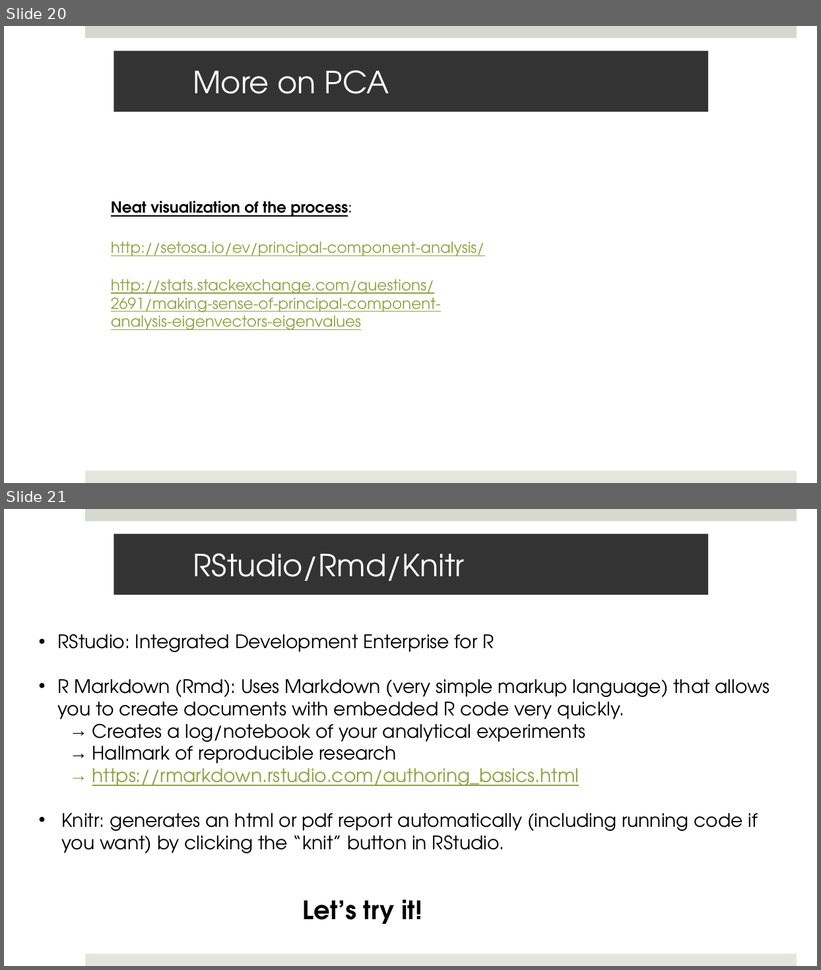
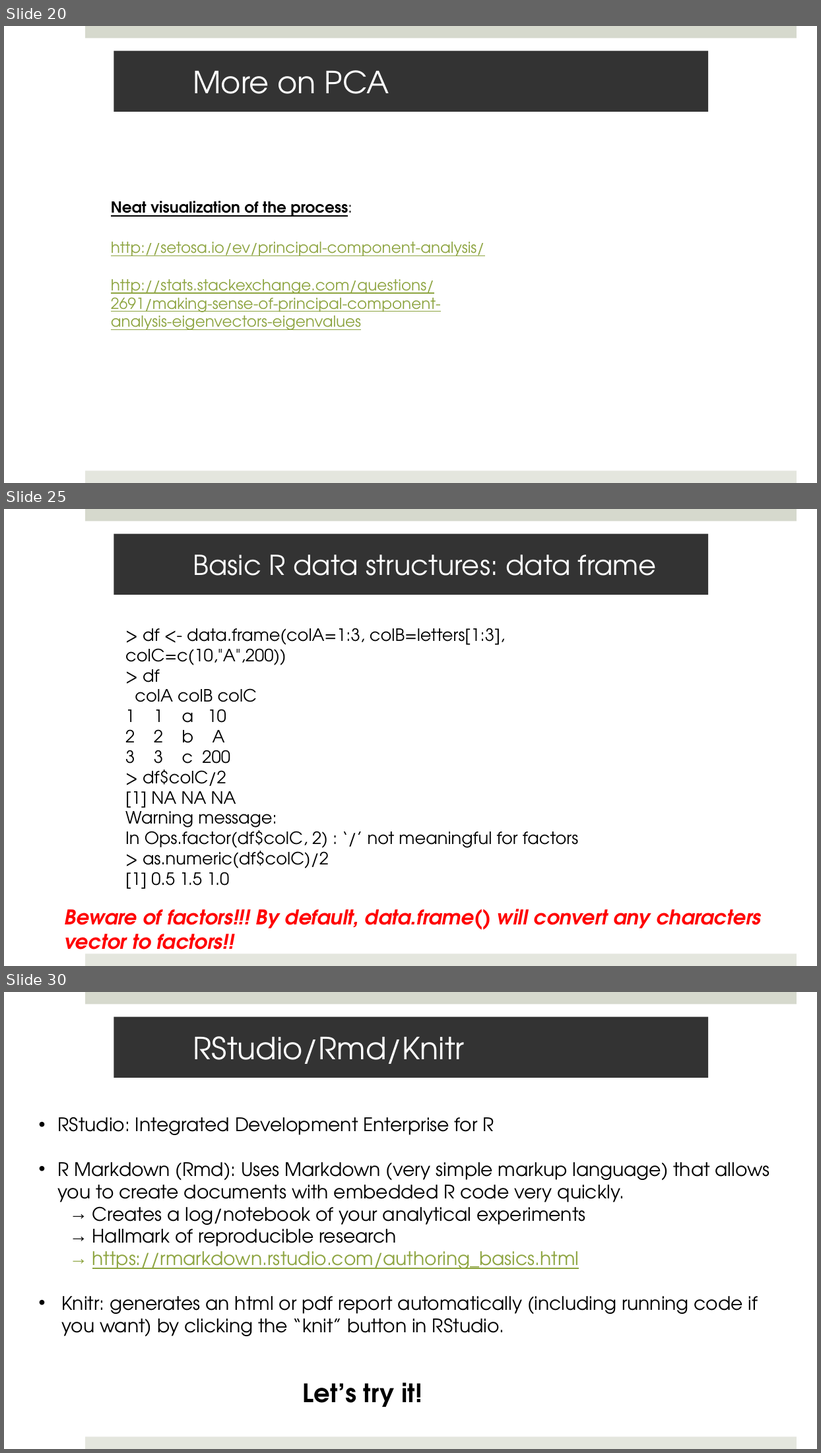
Before and after one commit to Mathelab/OHSI_DataAnalytics_Aug2019, a slide deck: Lectures/OHSI_DataAnalytics_LookingAtData_R_Git.pptx. Shown one above the other, each under a label of ours: slides 20 and 21 before the commit, slides 20, 25 and 30 after it; the slides between them are not shown. The pictures are 821x970 and 821x1453 pixels, drawn with LibreOffice and Linux fonts; fonts in the diff are those of the drawing. Boxes give left, top, right and bottom in pixels: in the first picture for what was removed or moved away, otherwise in the second. Text is boxed around its words. In the diff, an @@ line names an element or a change of style, - is before the commit and + after.

```diff
--- a/Lectures/OHSI_DataAnalytics_LookingAtData_R_Git.pptx
+++ b/Lectures/OHSI_DataAnalytics_LookingAtData_R_Git.pptx
@@ slide 25 added at <box>4,509,817,966</box>, background #FFFFFF; not listed: 2 template elements that a slide beside it also shows @@
@@ title added at <box>114,534,708,595</box>, fill #333333, 32.4 pt, text #FFFFFF @@
+Basic R data structures: data frame
@@ text added at <box>125,628,579,889</box>, 20 pt, text #000000 @@
+    > df <- data.frame(colA=1:3, colB=letters[1:3], colC=c(10,"A",200))
+    > df
+    colA colB colC
+    1 1 a 10
+    2 2 b A
+    3 3 c 200
+    > df$colC/2
+    [1] NA NA NA
+    Warning message:
+    In Ops.factor(df$colC, 2) : ‘/’ not meaningful for factors
+    > as.numeric(df$colC)/2
+    [1] 0.5 1.5 1.0
@@ text added at <box>65,909,761,950</box>, 24 pt, text #FF0000, bold, italic @@
+Beware of factors!!! By default, data.frame() will convert any characters vector to factors!!
@@ what was slide 21 is now slide 30 @@
```
Also in this commit, not shown: 8 other slides added, 1 other file.
